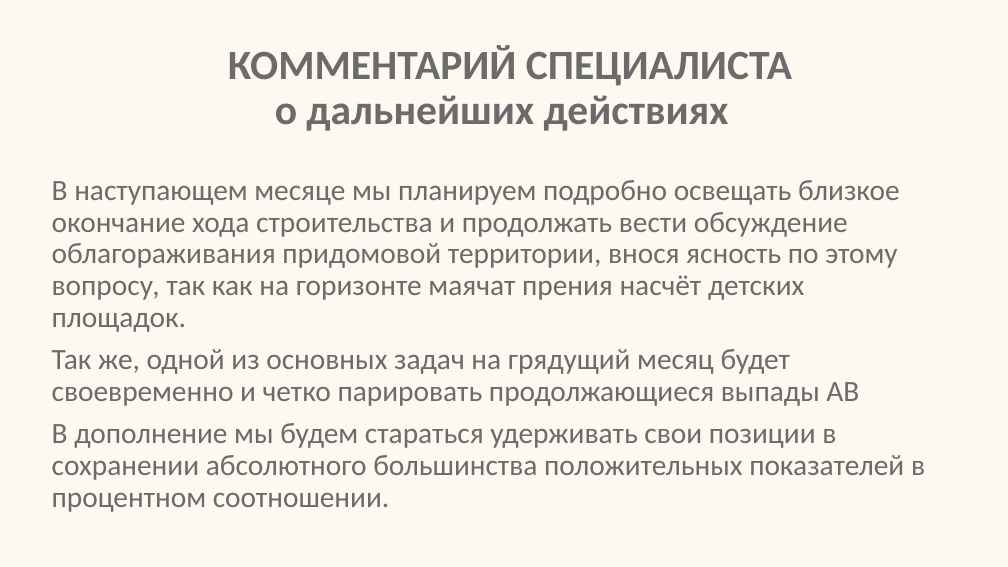
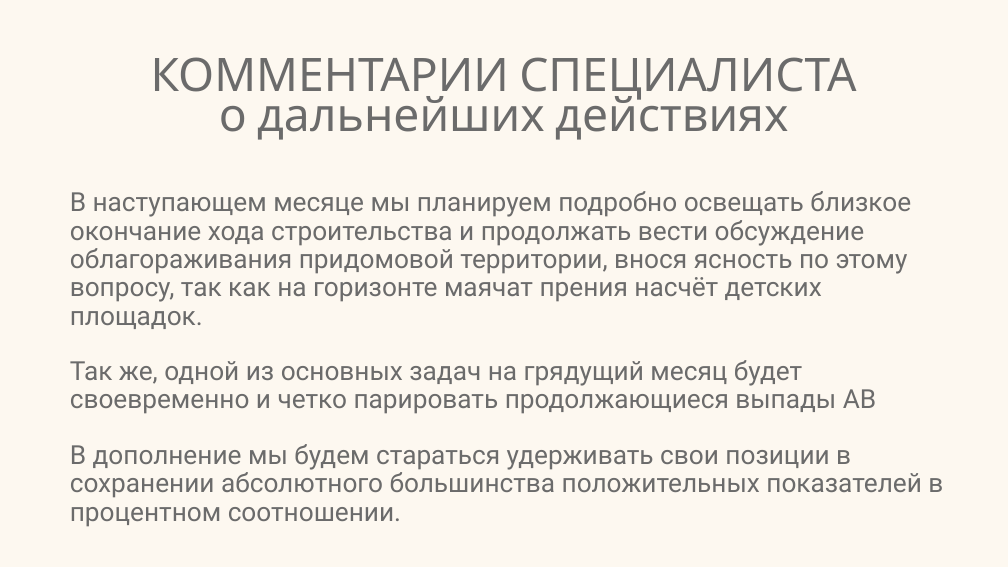
Before and after one commit to inversia/inversia.github.io, a slide deck: slide 16 of presentati/Пример месячного отчёта.pptx. Drawn at 1008x567 pixels with LibreOffice and Linux fonts; fonts in the diff are those of the drawing. Boxes give left, top, right and bottom in pixels: in the first picture for what was removed or moved away, otherwise in the second. Text is boxed around its words. In the diff, an @@ line names an element or a change of style, - is before the commit and + after.

```diff
--- a/presentati/Пример месячного отчёта.pptx
+++ b/presentati/Пример месячного отчёта.pptx
@@ title at [151, 57, 856, 140]: text changed; size 39.6 to 44 pt; font Calibri to Cabin; bold off @@
-КОММЕНТАРИЙ СПЕЦИАЛИСТА
-о дальнейших действиях
+КОММЕНТАРИИ СПЕЦИАЛИСТА
+о дальнейших действиях
@@ text "В наступающем месяце мы планируем ...": place and size @@
-text "В наступающем месяце мы планируем ..." at [52, 180, 925, 512]
+text "В наступающем месяце мы планируем ..." at [70, 191, 943, 527]
@@ text "В наступающем месяце мы планируем ..." at [70, 191, 943, 527]: size 28 to 25 pt, font Calibri to Roboto; more space between paragraphs @@
```
Also in this commit, not shown: 16 other slides changed, 2 other files.
